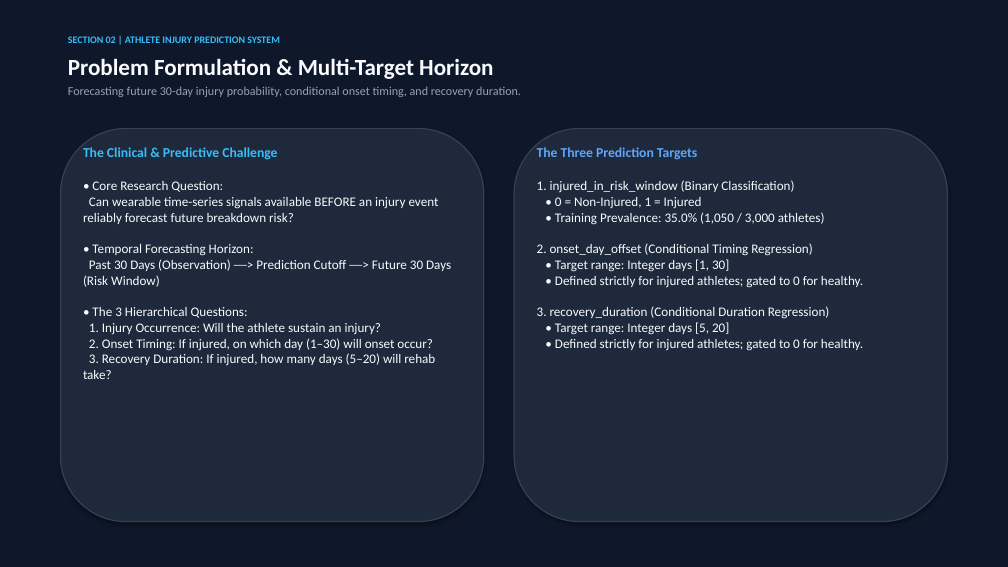
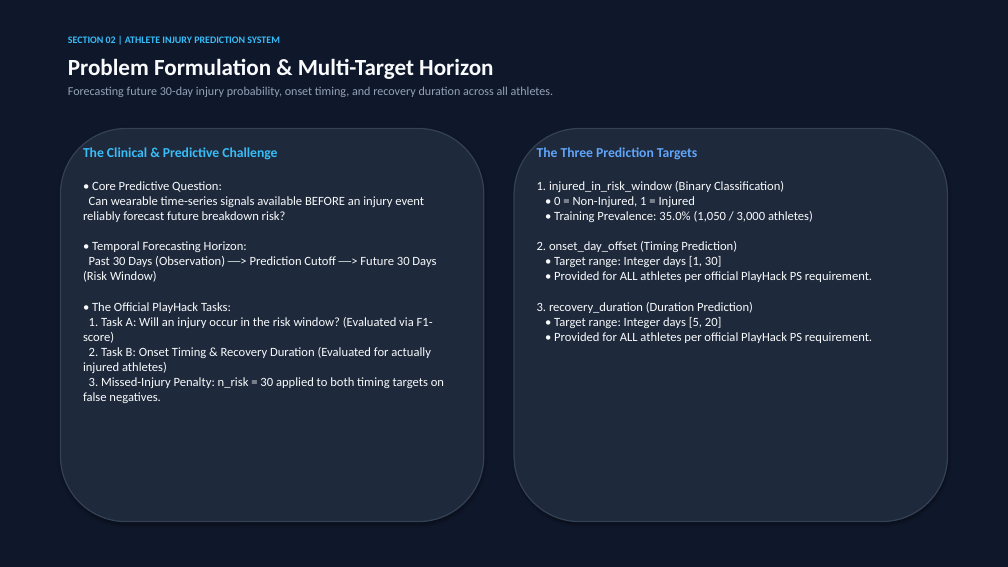
Before and after one commit to bhavya277/ML-Model-for-Athletes, a slide deck: slide 2 of Athlete_Injury_Prediction_Competition.pptx. Drawn at 1008x567 pixels with LibreOffice and Linux fonts; fonts in the diff are those of the drawing. Boxes give left, top, right and bottom in pixels: in the first picture for what was removed or moved away, otherwise in the second. Text is boxed around its words. In the diff, an @@ line names an element or a change of style, - is before the commit and + after.

Commit message:
docs & eval: final PlayHack consistency patch, official evaluator, updated deck and readme

```diff
--- a/Athlete_Injury_Prediction_Competition.pptx
+++ b/Athlete_Injury_Prediction_Competition.pptx
@@ text at (68,86,554,97): text changed @@
-Forecasting future 30-day injury probability, conditional onset timing, and recovery duration.
+Forecasting future 30-day injury probability, onset timing, and recovery duration across all athletes.
@@ text at (83,181,444,403): text changed; size 12.5 to 12 pt @@
-• Core Research Question:
-Can wearable time-series signals available BEFORE an injury event reliably forecast future breakdown risk?
-• Temporal Forecasting Horizon:
-Past 30 Days (Observation) ──> Prediction Cutoff ──> Future 30 Days (Risk Window)
-• The 3 Hierarchical Questions:
-1. Injury Occurrence: Will the athlete sustain an injury?
-2. Onset Timing: If injured, on which day (1–30) will onset occur?
-3. Recovery Duration: If injured, how many days (5–20) will rehab take?
+• Core Predictive Question:
+Can wearable time-series signals available BEFORE an injury event reliably forecast future breakdown risk?
+• Temporal Forecasting Horizon:
+Past 30 Days (Observation) ──> Prediction Cutoff ──> Future 30 Days (Risk Window)
+• The Official PlayHack Tasks:
+1. Task A: Will an injury occur in the risk window? (Evaluated via F1-score)
+2. Task B: Onset Timing & Recovery Duration (Evaluated for actually injured athletes)
+3. Missed-Injury Penalty: n_risk = 30 applied to both timing targets on false negatives.
@@ text at (537,181,872,343): text changed; size 12.5 to 12 pt @@
-1. injured_in_risk_window (Binary Classification)
-• 0 = Non-Injured, 1 = Injured
-• Training Prevalence: 35.0% (1,050 / 3,000 athletes)
-2. onset_day_offset (Conditional Timing Regression)
-• Target range: Integer days [1, 30]
-• Defined strictly for injured athletes; gated to 0 for healthy.
-3. recovery_duration (Conditional Duration Regression)
-• Target range: Integer days [5, 20]
-• Defined strictly for injured athletes; gated to 0 for healthy.
+1. injured_in_risk_window (Binary Classification)
+• 0 = Non-Injured, 1 = Injured
+• Training Prevalence: 35.0% (1,050 / 3,000 athletes)
+2. onset_day_offset (Timing Prediction)
+• Target range: Integer days [1, 30]
+• Provided for ALL athletes per official PlayHack PS requirement.
+3. recovery_duration (Duration Prediction)
+• Target range: Integer days [5, 20]
+• Provided for ALL athletes per official PlayHack PS requirement.
```
Also in this commit, not shown: 7 other slides changed, 7 other files.
